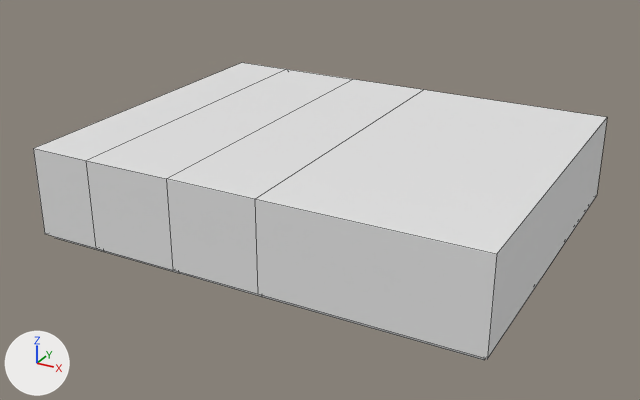
Renders of the FBX model GGJ2020/Assets/Scenes/Ivan_Prototyping/Ivan_Objects/Prototype_Room_Top.FBX from each side of a commit.
The view is the same before and after, from a 50 mm camera at (2.67, -5.06, 2.65) aimed at (-0.04, -0.14, 0.19). Every picture has the same lights, and +X, +Y and +Z are marked at lower left. Mesh edges are drawn as thin lines. Where no turn or scale is listed for an object, it has been applied to the vertices.

The first picture shows 'TOP'.
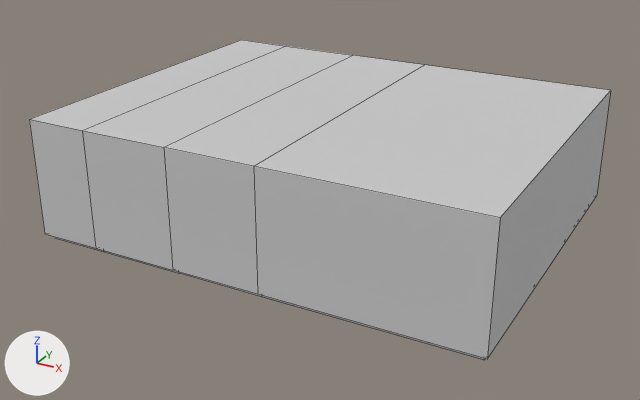
Pixel boxes (x1, y1, x2, y2) of what changed, in the pictures (640 x 400 px; the box of a moved part takes in the faces that stretch with it):
```json
{"object": "TOP", "change": "reshaped, recoloured", "before": [33, 63, 607, 360], "after": [29, 40, 611, 360], "on screen": "8% taller"}
{"part": 1, "of": "me_mesh", "change": "moved or reshaped", "before": [33, 63, 607, 359], "after": [29, 40, 611, 359]}
{"part": 2, "of": "me_mesh", "change": "recoloured", "before": [54, 236, 485, 360], "after": [54, 236, 485, 360]}
```

Scene script edits in JSON lines:
```json
{"op": "add", "block": "mat_material__68", "code": ["mat_material__68 = principled_material('Material #68')", "mat_material__68.base_color = (0.588, 0.588, 0.588)  # light grey #cacaca", "mat_material__68.roughness = 0.859"]}
{"op": "add", "block": "mat_material__71", "code": ["mat_material__71 = principled_material('Material #71')", "mat_material__71.base_color = (0.588, 0.588, 0.588)  # light grey #cacaca", "mat_material__71.roughness = 0.859"]}
{"op": "add", "block": "mat_02___default", "code": ["mat_02___default = principled_material('02 - Default')", "mat_02___default.base_color = (0.588, 0.588, 0.588)  # light grey #cacaca", "mat_02___default.roughness = 0.859"]}
{"op": "add", "block": "mat_material__69", "code": ["mat_material__69 = principled_material('Material #69')", "mat_material__69.base_color = (0.588, 0.588, 0.588)  # light grey #cacaca", "mat_material__69.roughness = 0.859"]}
{"op": "add", "block": "mat_material__66", "code": ["mat_material__66 = principled_material('Material #66')", "mat_material__66.base_color = (0.588, 0.588, 0.588)  # light grey #cacaca", "mat_material__66.roughness = 0.859"]}
{"op": "add", "block": "mat_material__70", "code": ["mat_material__70 = principled_material('Material #70')", "mat_material__70.base_color = (0.588, 0.588, 0.588)  # light grey #cacaca", "mat_material__70.roughness = 0.859"]}
{"block": "me_mesh", "where": "me_mesh.from_pydata(...)  # 48 vertices, 40 faces; spans x -1.55..1.55, y -1.22..1.22, z 0.0..0.66"}
{"block": "me_mesh", "where": "# used by ob_top; location = (0.0, 0.0, -0.005)"}
{"block": "me_mesh", "change": "me_mesh part 1: all 10 vertices in x -1.55..1.55, y -1.22..1.22, z 0.66 are moved by (0.0, 0.0, 0.2)"}
{"block": "me_mesh", "change": "me_mesh part 2: all 20 faces centred in x -1.54..1.54, y -1.2..1.2, z 0.02..0.04 switch from no material to mat_02___default (light grey #cacaca)"}
{"op": "add", "block": "me_mesh", "code": "me_mesh.materials.append(mat_material__66)  # light grey #cacaca"}
{"op": "add", "block": "me_mesh", "code": "me_mesh.materials.append(mat_material__68)  # light grey #cacaca"}
{"op": "add", "block": "me_mesh", "code": "me_mesh.materials.append(mat_material__69)  # light grey #cacaca"}
{"op": "add", "block": "me_mesh", "code": "me_mesh.materials.append(mat_material__70)  # light grey #cacaca"}
{"op": "add", "block": "me_mesh", "code": "me_mesh.materials.append(mat_material__71)  # light grey #cacaca"}
```
